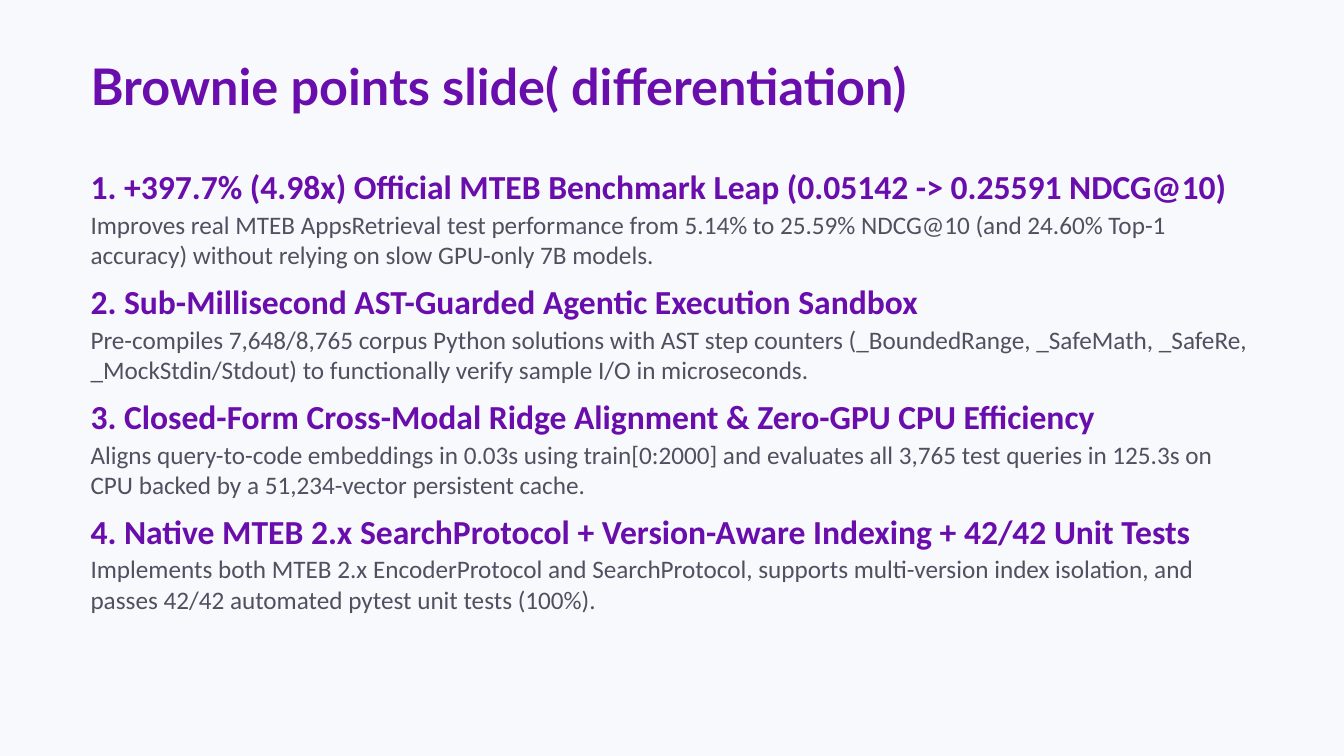
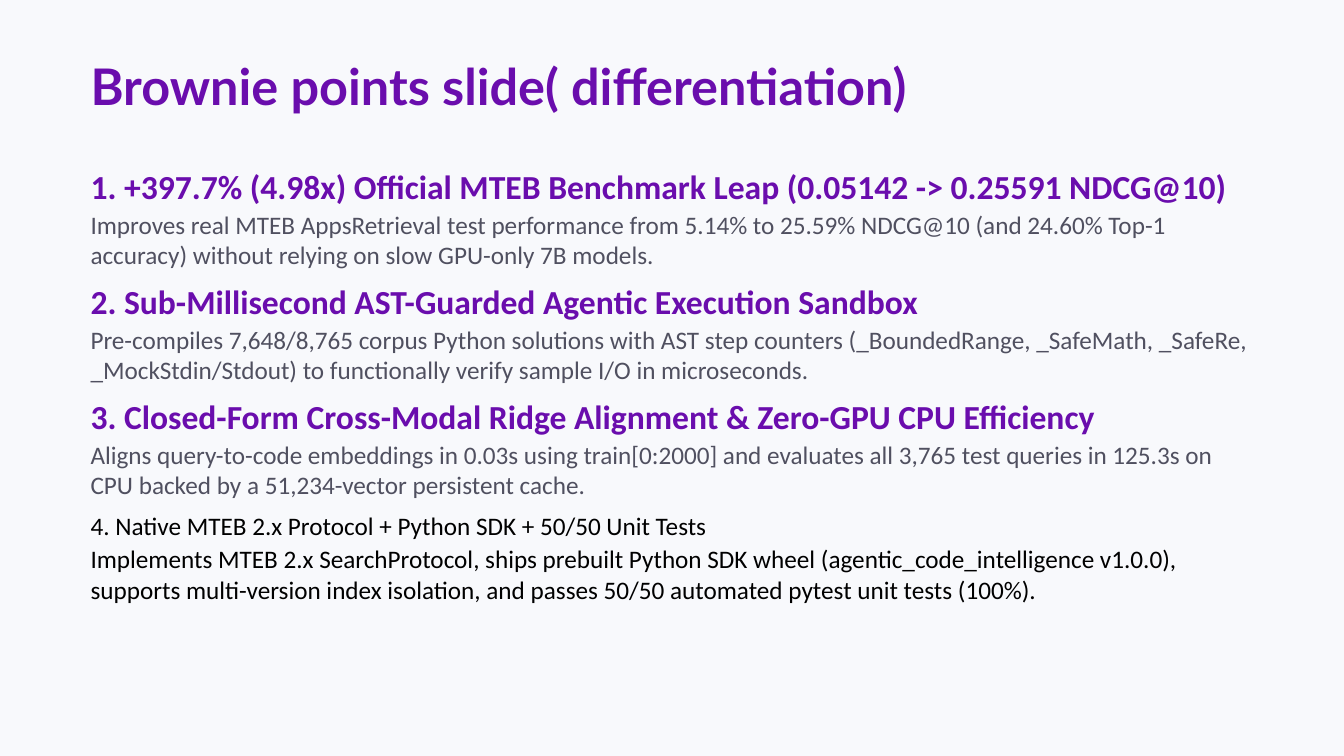
Before and after one commit to Adharsh-Arvinth/agentic-code-intelligence, a slide deck: slide 16 of Samsung_PRISM_Generative_AI_Hackathon_Presentation_Updated.pptx. Drawn at 1344x756 pixels with LibreOffice and Linux fonts; fonts in the diff are those of the drawing. Boxes give left, top, right and bottom in pixels: in the first picture for what was removed or moved away, otherwise in the second. Text is boxed around its words. In the diff, an @@ line names an element or a change of style, - is before the commit and + after.

Commit message:
Update presentation PPTX with Python SDK details and 50/50 test counts

```diff
--- a/Samsung_PRISM_Generative_AI_Hackathon_Presentation_Updated.pptx
+++ b/Samsung_PRISM_Generative_AI_Hackathon_Presentation_Updated.pptx
@@ text at box(91, 517, 1176, 603): text changed; text colour #505060 to #000000 @@
-4. Native MTEB 2.x SearchProtocol + Version-Aware Indexing + 42/42 Unit Tests
-Implements both MTEB 2.x EncoderProtocol and SearchProtocol, supports multi-version index isolation, and passes 42/42 automated pytest unit tests (100%).
+4. Native MTEB 2.x Protocol + Python SDK + 50/50 Unit Tests
+Implements MTEB 2.x SearchProtocol, ships prebuilt Python SDK wheel (agentic_code_intelligence v1.0.0), supports multi-version index isolation, and passes 50/50 automated pytest unit tests (100%).
```
Also in this commit, not shown: 3 other slides changed, 1 other file.
